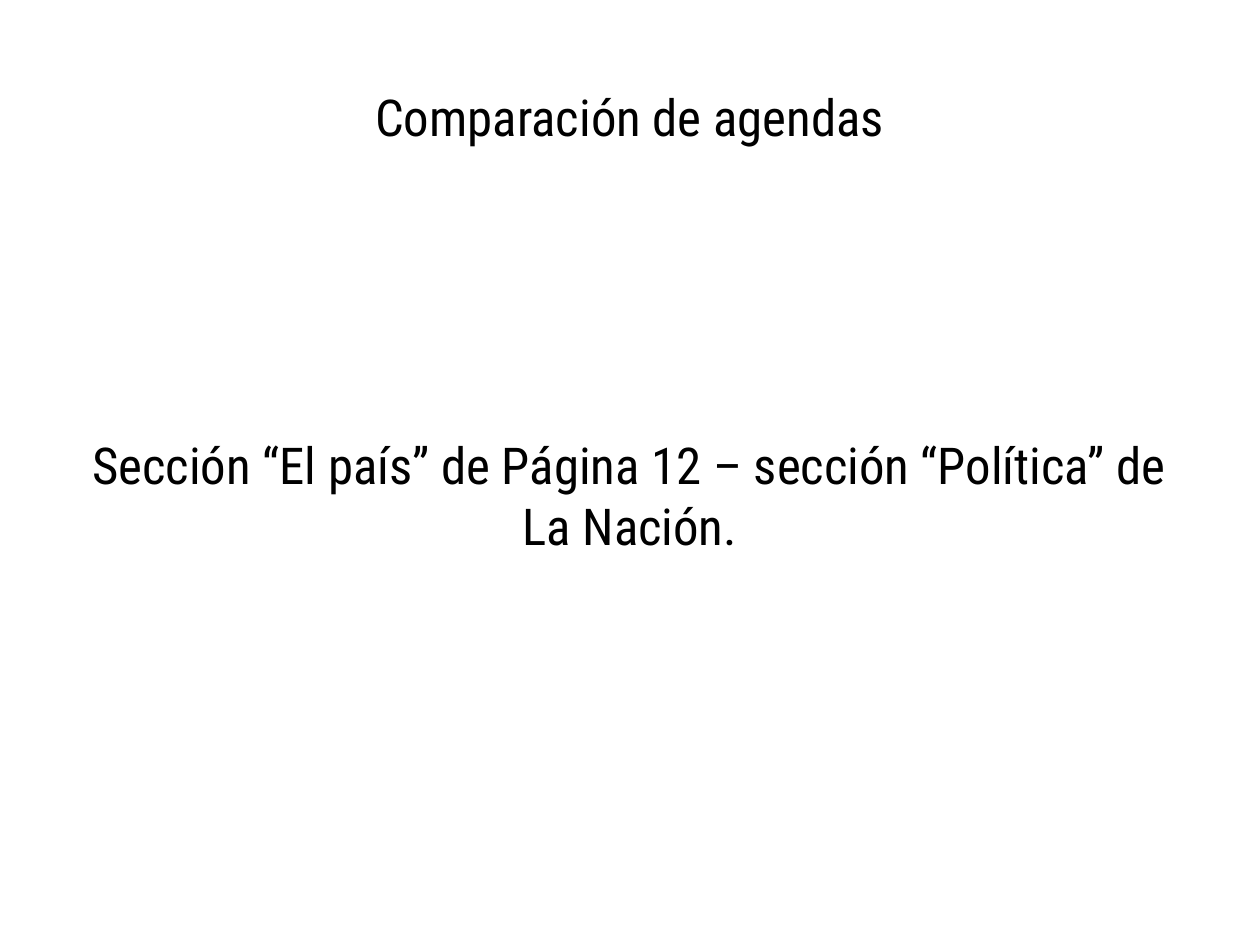
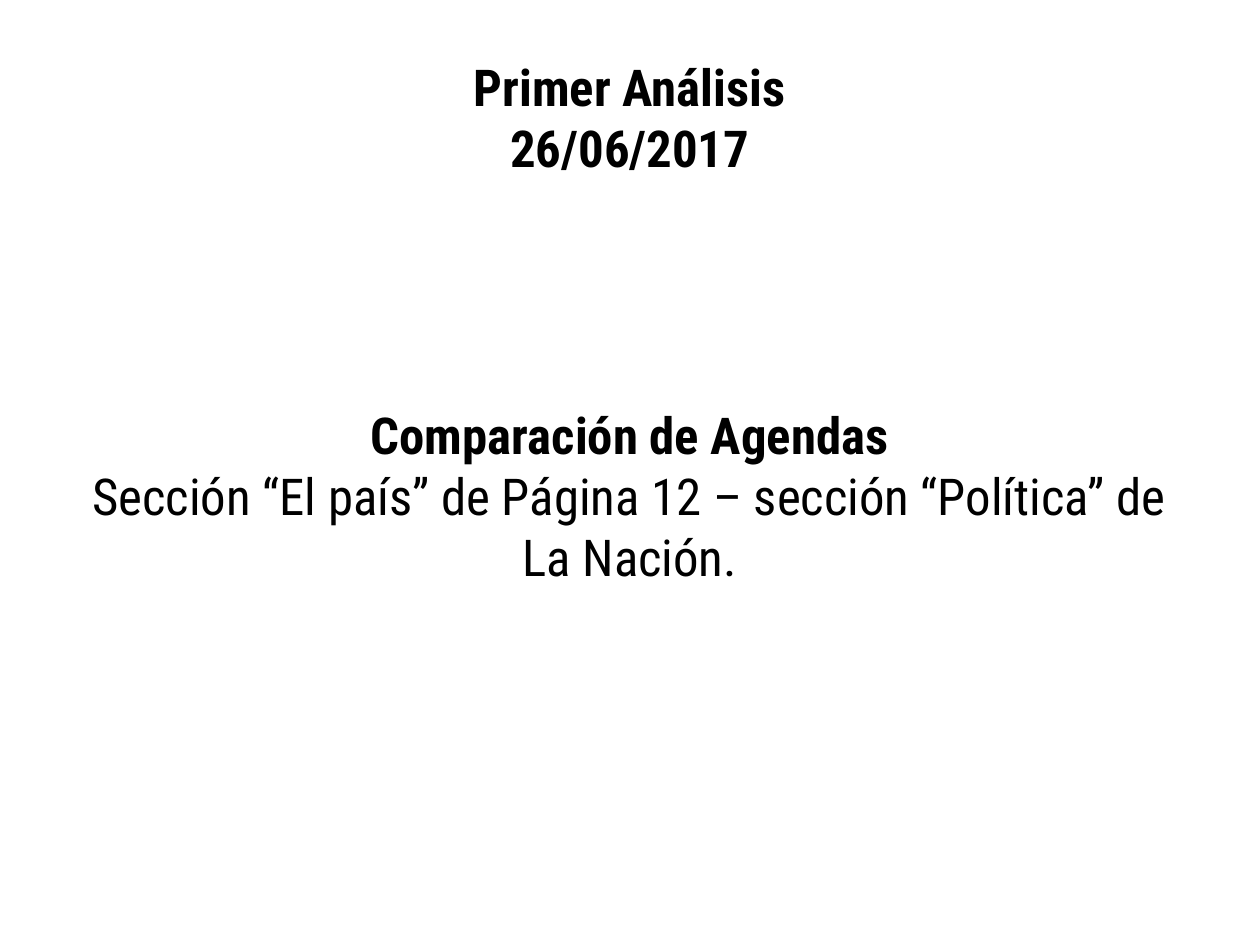
Before and after one commit to spinto88/Analisis_medios, a slide deck: slide 1 of Comparacion_agendas.odp. Drawn at 1260x945 pixels with LibreOffice and Linux fonts; fonts in the diff are those of the drawing. Boxes give left, top, right and bottom in pixels: in the first picture for what was removed or moved away, otherwise in the second. Text is boxed around its words. In the diff, an @@ line names an element or a change of style, - is before the commit and + after.

```diff
--- a/Comparacion_agendas.odp
+++ b/Comparacion_agendas.odp
@@ title at (474,68,786,170): text changed; bold on @@
-Comparación de agendas
+Primer Análisis
+26/06/2017
@@ subtitle at (371,416,888,465): paragraph added @@
+Comparación de Agendas
```
Also in this commit, not shown: 16 slides added, 9 other files.
